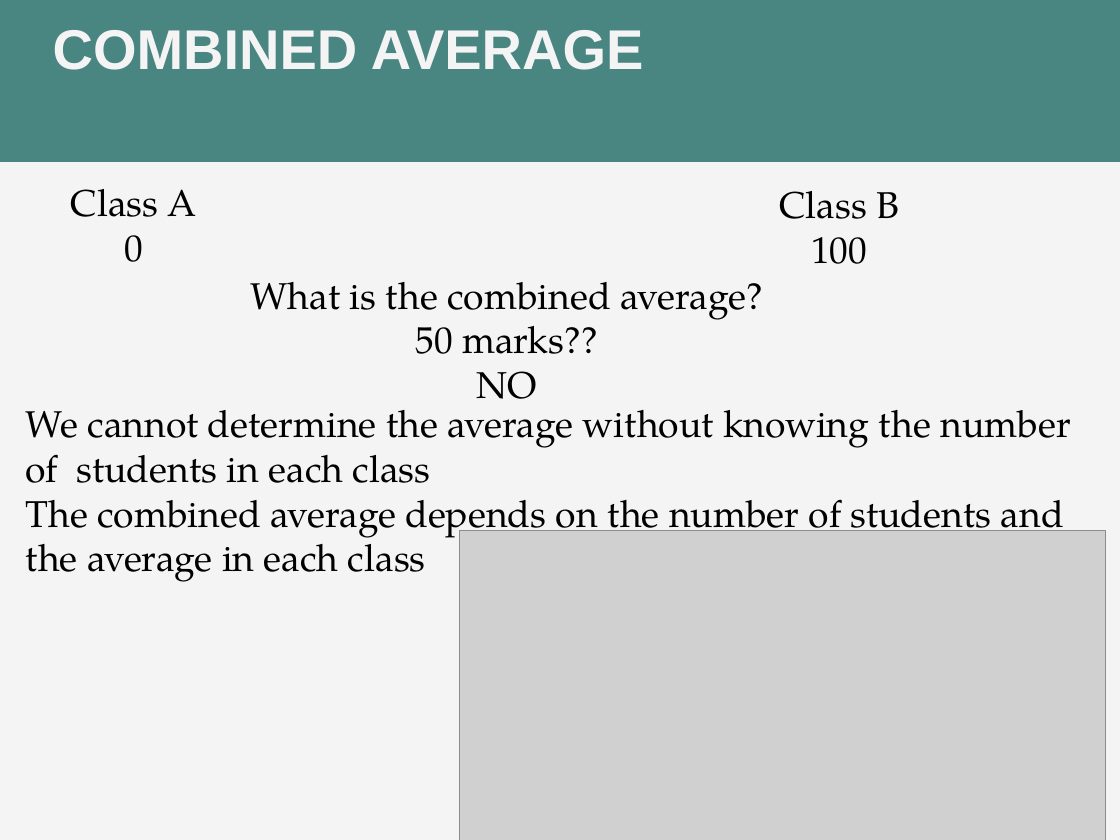
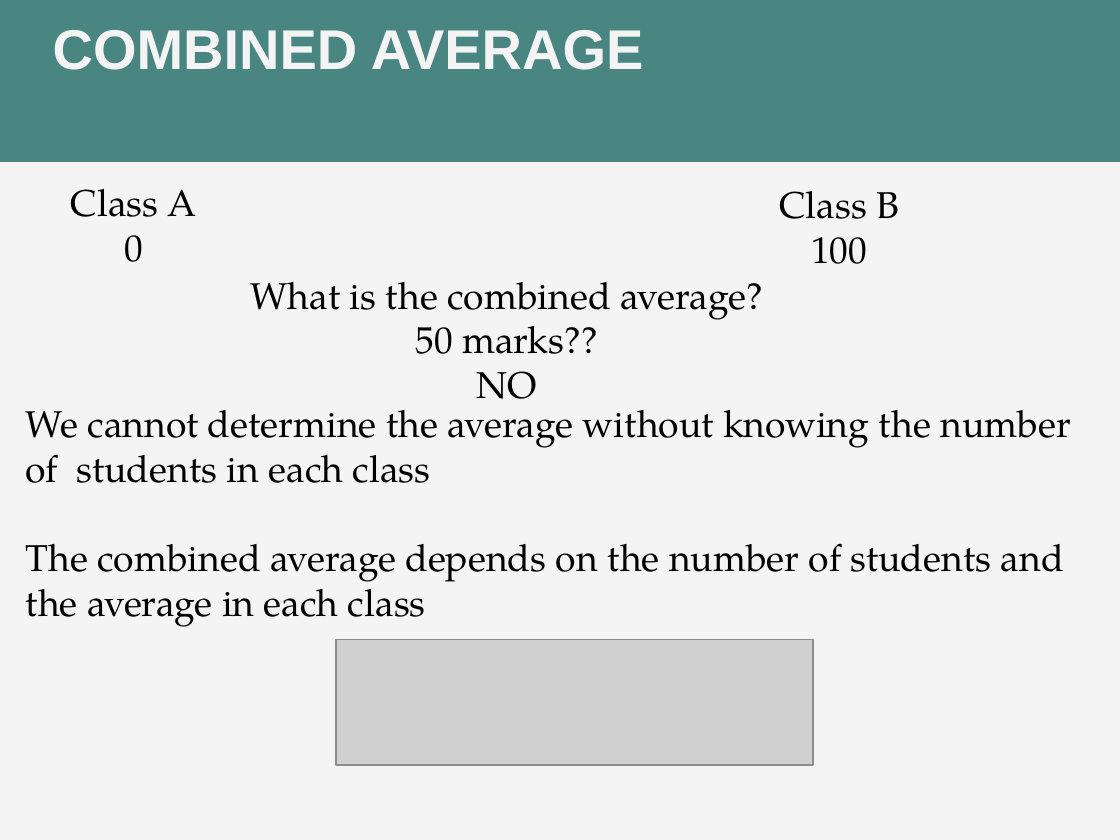
Before and after one commit to mtarique/mca-lpu, a slide deck: slide 21 of sem-1/EPEA515/live-class-ppt/UNIT-02-Average.pptx. Drawn at 1120x840 pixels with LibreOffice and Linux fonts; fonts in the diff are those of the drawing; grey boxes stand for pictures. Boxes give left, top, right and bottom in pixels: in the first picture for what was removed or moved away, otherwise in the second. Text is boxed around its words. In the diff, an @@ line names an element or a change of style, - is before the commit and + after.

```diff
--- a/sem-1/EPEA515/live-class-ppt/UNIT-02-Average.pptx
+++ b/sem-1/EPEA515/live-class-ppt/UNIT-02-Average.pptx
@@ text "We cannot determine the average ..." rewrapped from <box>26,398,1070,582</box> to <box>26,398,1070,627</box> @@
@@ picture: place and size @@
-picture at <box>459,531,1105,840</box>
+picture at <box>336,640,813,765</box>
```
Also in this commit, not shown: 14 other slides changed, 4 other files.
